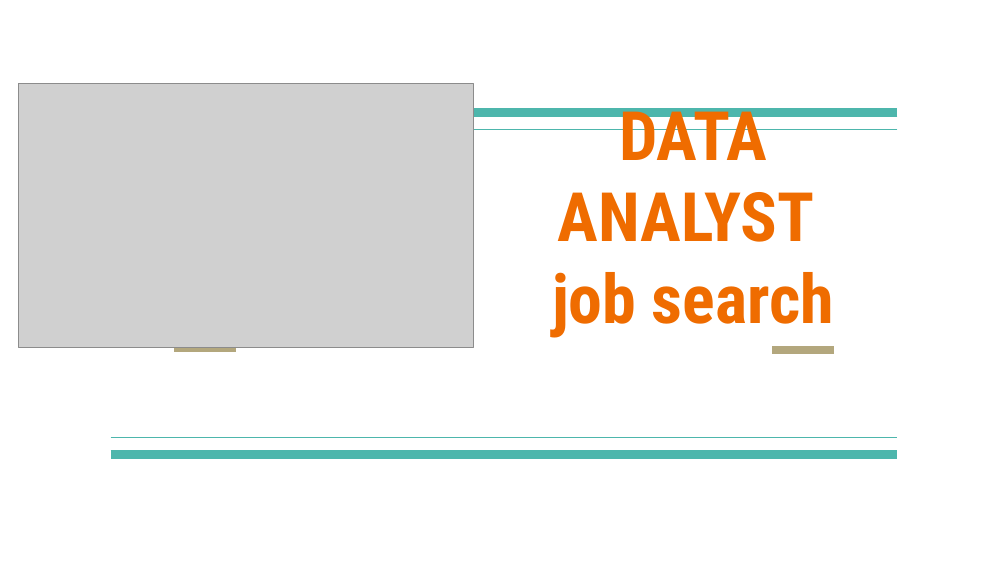
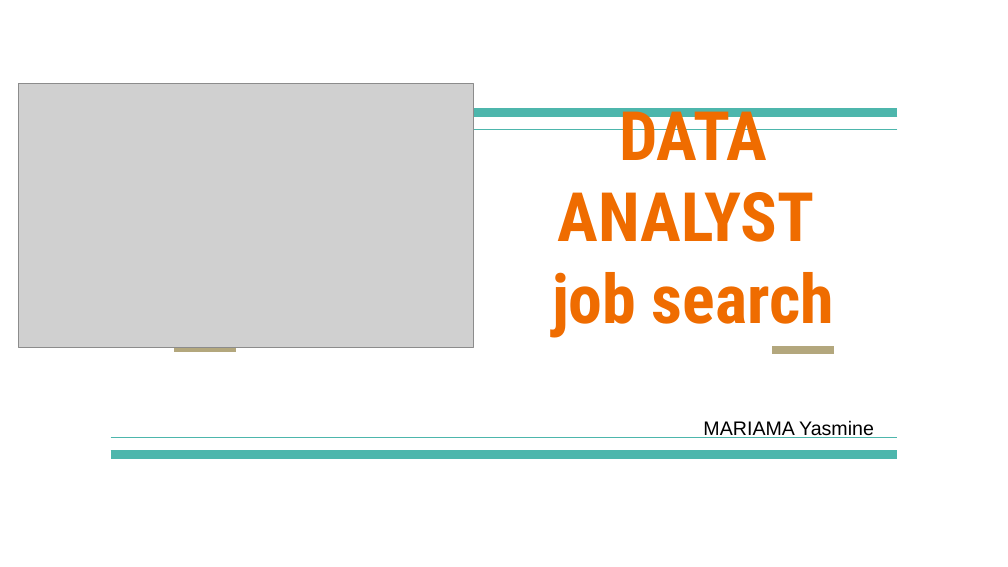
Before and after one commit to Niameyzy/projet_Api, a slide deck: slide 1 of API JSeach projet.pptx. Drawn at 1008x567 pixels with LibreOffice and Linux fonts; fonts in the diff are those of the drawing; grey boxes stand for pictures. Boxes give left, top, right and bottom in pixels: in the first picture for what was removed or moved away, otherwise in the second. Text is boxed around its words. In the diff, an @@ line names an element or a change of style, - is before the commit and + after.

```diff
--- a/API JSeach projet.pptx
+++ b/API JSeach projet.pptx
@@ text added at box(703, 420, 874, 438), 14 pt, text #000000 @@
+MARIAMA Yasmine
```
Also in this commit, not shown: 2 other slides changed, 1 slide added.
